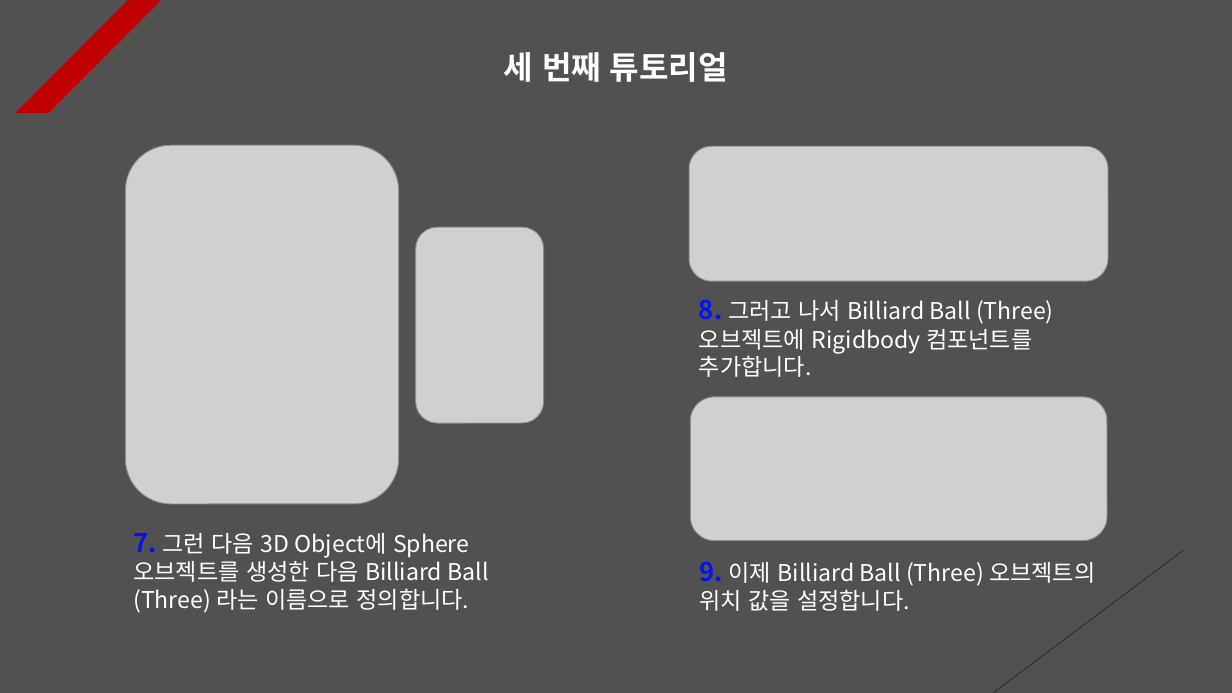
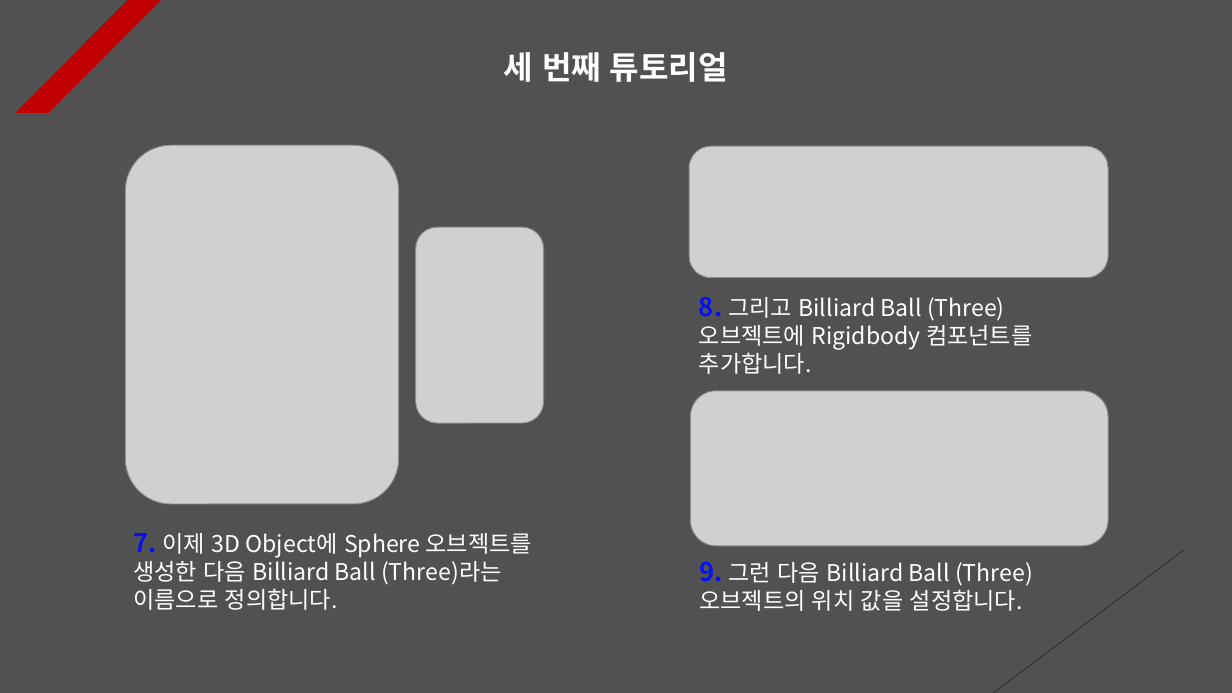
Before and after one commit to Unity2033/3D-UnityEngine, a slide deck: slide 3 of Assets/Physics/PPT Data/Physics Example.pptx. Drawn at 1232x693 pixels with LibreOffice and Linux fonts; fonts in the diff are those of the drawing; grey boxes stand for pictures. Boxes give left, top, right and bottom in pixels: in the first picture for what was removed or moved away, otherwise in the second. Text is boxed around its words. In the diff, an @@ line names an element or a change of style, - is before the commit and + after.

```diff
--- a/Assets/Physics/PPT Data/Physics Example.pptx
+++ b/Assets/Physics/PPT Data/Physics Example.pptx
@@ picture: place and size @@
-picture at bbox=[689, 146, 1108, 281]
+picture at bbox=[689, 146, 1109, 277]
@@ text at bbox=[699, 296, 1032, 374]: text changed @@
-8. 그러고 나서 Billiard Ball (Three) 오브젝트에 Rigidbody 컴포넌트를 추가합니다.
+8. 그리고 Billiard Ball (Three) 오브젝트에 Rigidbody 컴포넌트를 추가합니다.
@@ picture: place and size @@
-picture at bbox=[690, 397, 1107, 541]
+picture at bbox=[690, 391, 1108, 546]
@@ text at bbox=[133, 533, 532, 610]: text changed @@
-7. 그런 다음 3D Object에 Sphere 오브젝트를 생성한 다음 Billiard Ball (Three) 라는 이름으로 정의합니다.
+7. 이제 3D Object에 Sphere 오브젝트를 생성한 다음 Billiard Ball (Three)라는 이름으로 정의합니다.
@@ text at bbox=[699, 561, 1033, 611]: text changed @@
-9. 이제 Billiard Ball (Three) 오브젝트의 위치 값을 설정합니다.
+9. 그런 다음 Billiard Ball (Three) 오브젝트의 위치 값을 설정합니다.
```
Also in this commit, not shown: 5 other slides changed, 14 other files.
